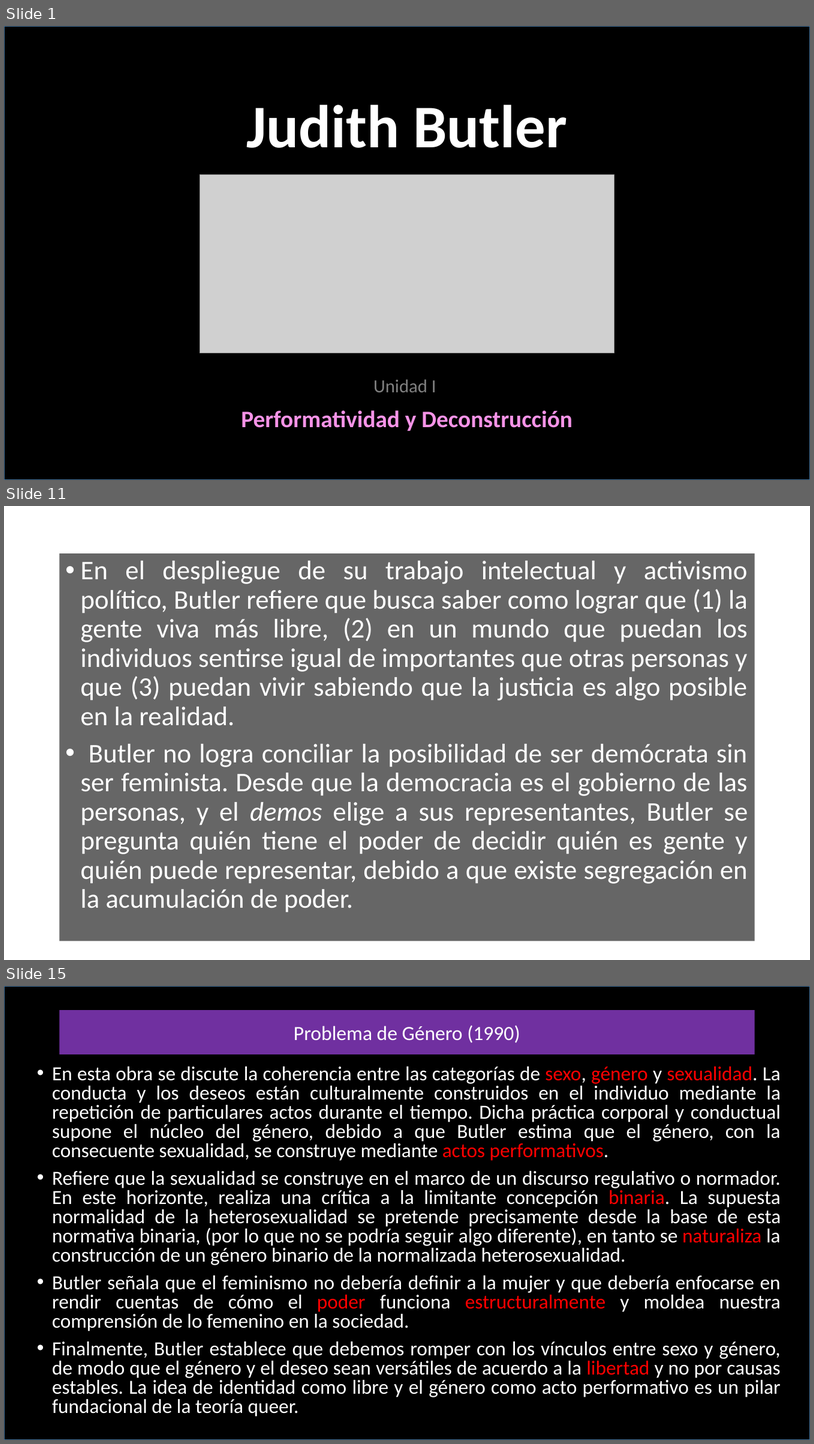
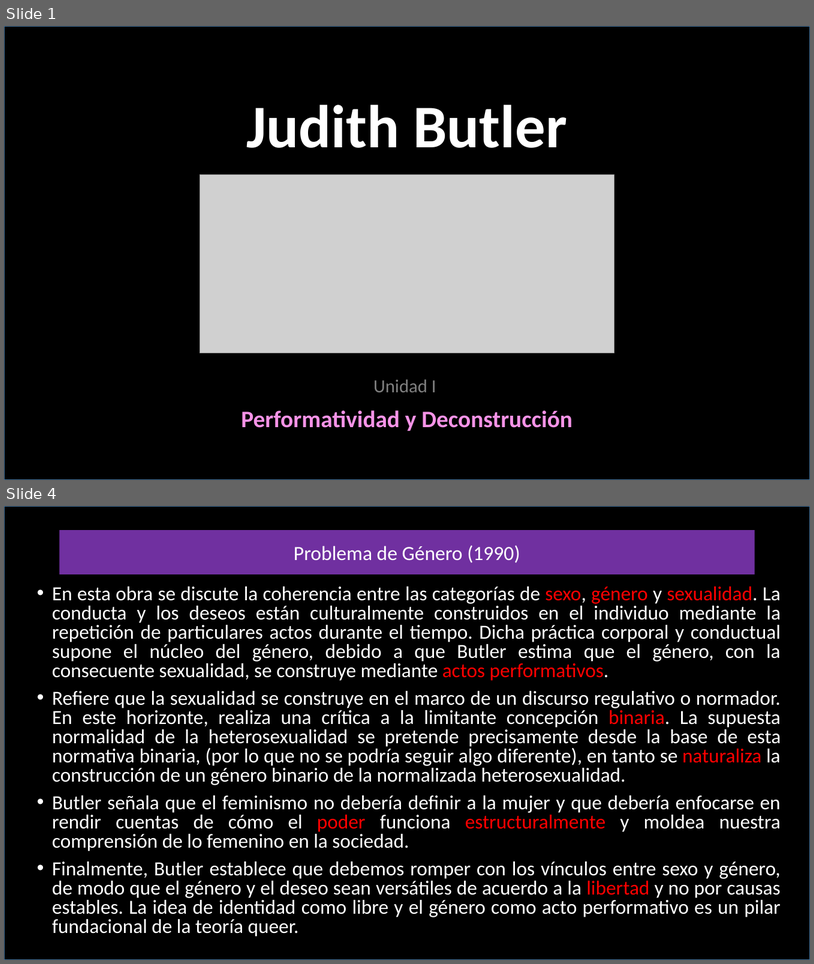
Before and after one commit to zaboltar/zaboltar.github.io, a slide deck: assets uarm/2019 sol-penscri-justfilpol/Documentos para S E B/Judith Butler-Resumen.pptx. Shown one above the other, each under a label of ours: slides 1, 11 and 15 before the commit, slides 1 and 4 after it; the slides between them are not shown. The pictures are 814x1444 and 814x964 pixels, drawn with LibreOffice and Linux fonts; fonts in the diff are those of the drawing; grey boxes stand for pictures; background and template pictures are left out. Boxes give left, top, right and bottom in pixels: in the first picture for what was removed or moved away, otherwise in the second. Text is boxed around its words. In the diff, an @@ line names an element or a change of style, - is before the commit and + after.

```diff
--- a/assets uarm/2019 sol-penscri-justfilpol/Documentos para S E B/Judith Butler-Resumen.pptx
+++ b/assets uarm/2019 sol-penscri-justfilpol/Documentos para S E B/Judith Butler-Resumen.pptx
@@ slide 11 removed at [4, 506, 810, 960], background picture (left out) @@
@@ text removed at [60, 554, 755, 941] @@
-• En el despliegue de su trabajo intelectual y activismo político, Butler refiere que busca saber como lograr que (1) la gente viva más libre, (2) en un mundo que puedan los individuos sentirse igual de importantes que otras personas y que (3) puedan vivir sabiendo que la justicia es algo posible en la realidad.
-• Butler no logra conciliar la posibilidad de ser demócrata sin ser feminista. Desde que la democracia es el gobierno de las personas, y el demos elige a sus representantes, Butler se pregunta quién tiene el poder de decidir quién es gente y quién puede representar, debido a que existe segregación en la acumulación de poder.
@@ what was slide 15 is now slide 4 @@
```
Also in this commit, not shown: 6 slides changed, 15 other slides removed, 10 other files.
